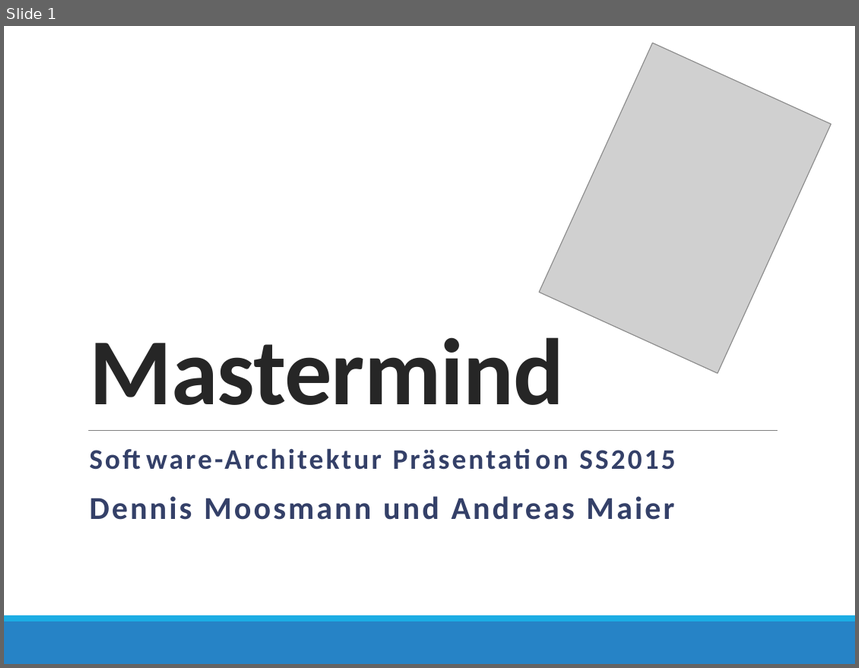
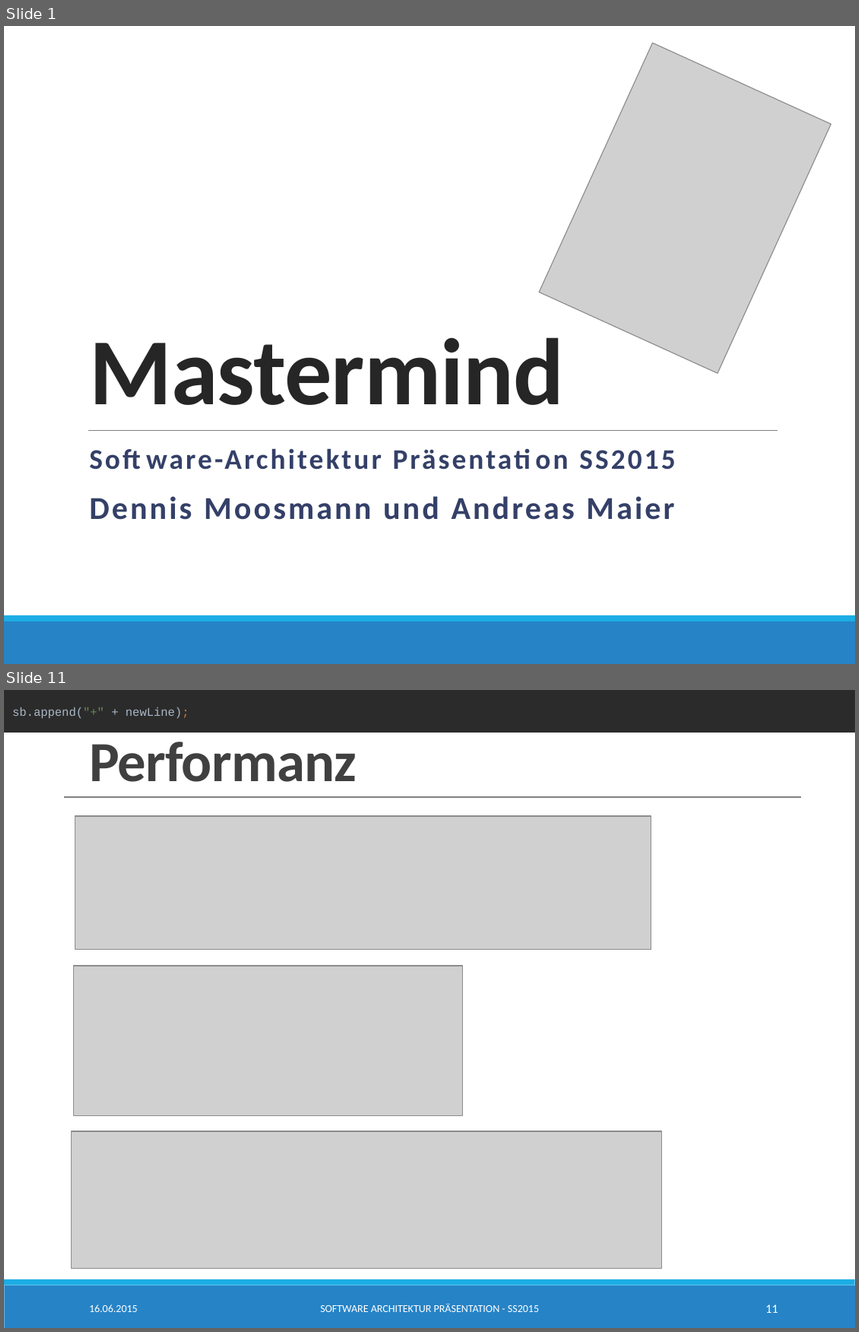
Before and after one commit to SimonBraun/de.htwg.se.mastermind, a slide deck: de.htwg.se.mastermind/Presentation.pptx. Shown one above the other, each under a label of ours: slide 1 before the commit, slides 1 and 11 after it; the slides between them are not shown. The pictures are 859x668 and 859x1332 pixels, drawn with LibreOffice and Linux fonts; fonts in the diff are those of the drawing; grey boxes stand for pictures. Boxes give left, top, right and bottom in pixels: in the first picture for what was removed or moved away, otherwise in the second. Text is boxed around its words. In the diff, an @@ line names an element or a change of style, - is before the commit and + after.

```diff
--- a/de.htwg.se.mastermind/Presentation.pptx
+++ b/de.htwg.se.mastermind/Presentation.pptx
@@ slide 11 added at <box>4,690,855,1328</box>, background #FFFFFF; not listed: 2 template elements that a slide beside it also shows @@
@@ rectangle added at <box>4,690,855,733</box>, fill #2B2B2B, 10 pt, text #A9B7C6 @@
+sb.append("+" + newLine);
@@ title added at <box>89,742,357,782</box>, 48 pt, text #404040, bold @@
+Performanz
@@ line added from (65, 797) to (800, 797), #808080 1 pt @@
@@ picture added at <box>75,816,652,950</box> @@
@@ rectangle added at <box>81,830,797,862</box>, fill #FFFFFF, outline #FFFFFF 1.25 pt @@
@@ picture added at <box>74,966,463,1116</box> @@
@@ picture added at <box>71,1132,662,1269</box> @@
@@ text added at <box>89,1305,138,1312</box>, 9 pt, text #FFFFFF @@
+16.06.2015
@@ text added at <box>320,1304,539,1312</box>, 9 pt, text #FFFFFF @@
+SOFTWARE ARCHITEKTUR PRÄSENTATION - SS2015
@@ page number added at <box>766,1305,778,1313</box>, 10.5 pt, text #FFFFFF @@
+11
```
Also in this commit, not shown: 11 slides changed, 10 other files.
